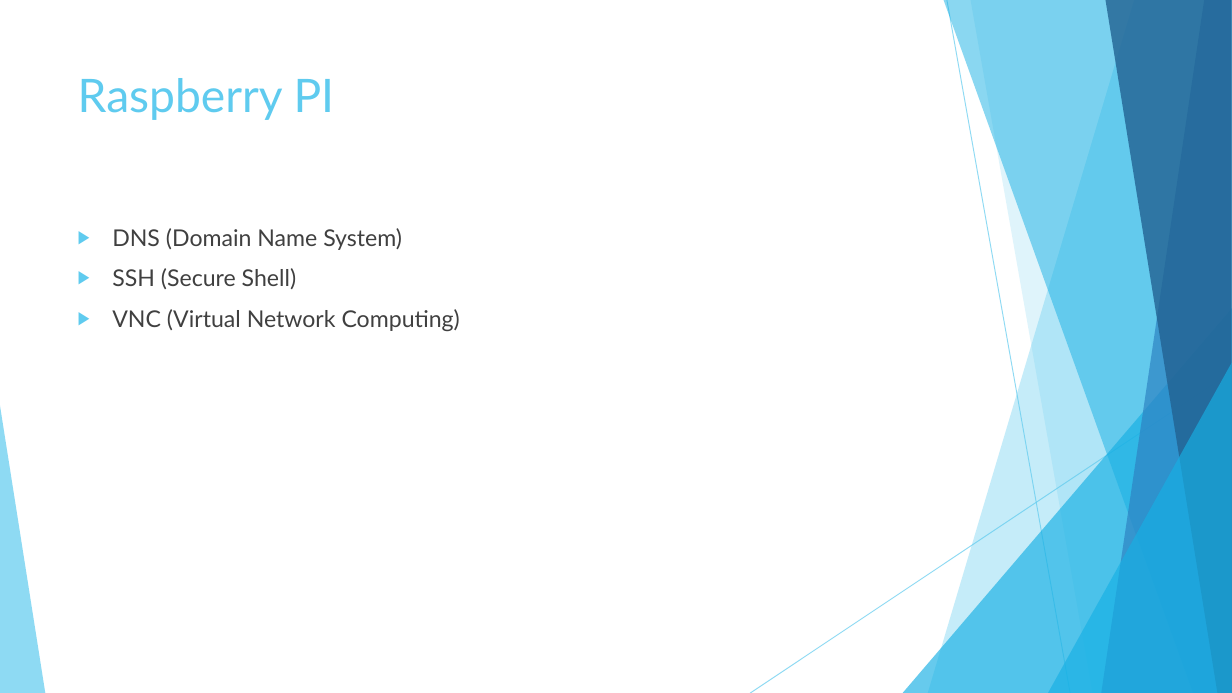
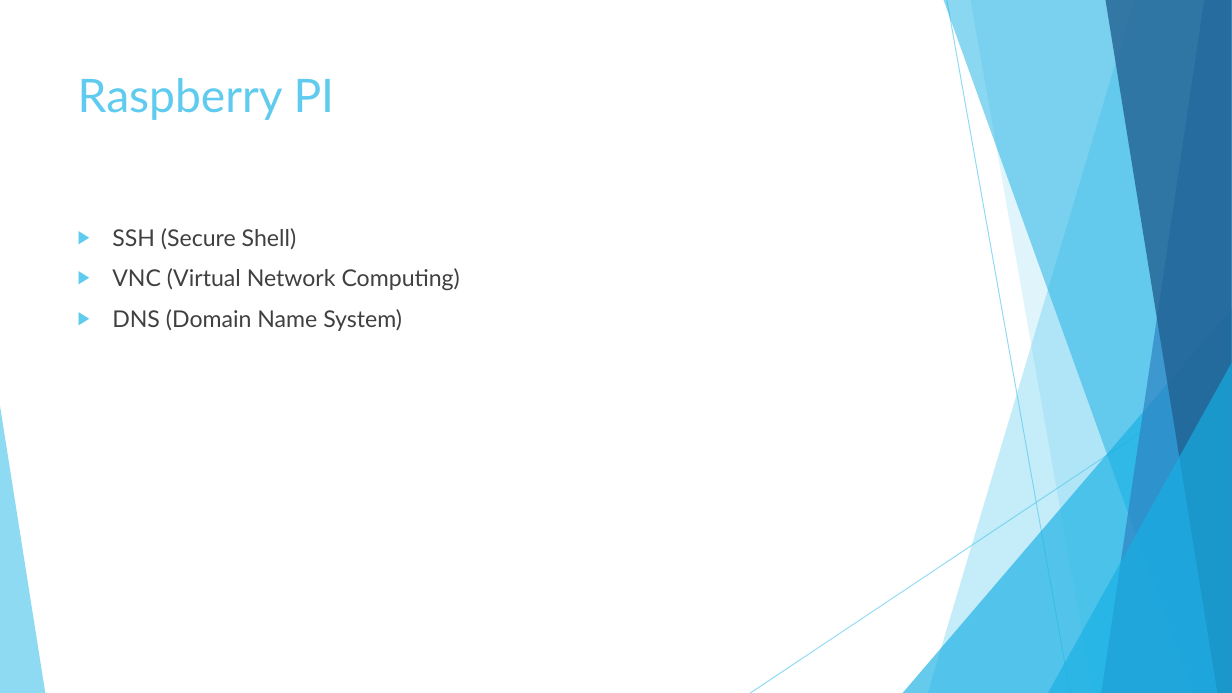
Before and after one commit to merelvdleeden/plastic_vanger, a slide deck: slide 5 of documentatie/scrum presentaties/Sprint5.pptx. Drawn at 1232x693 pixels with LibreOffice and Linux fonts; fonts in the diff are those of the drawing. Boxes give left, top, right and bottom in pixels: in the first picture for what was removed or moved away, otherwise in the second. Text is boxed around its words. In the diff, an @@ line names an element or a change of style, - is before the commit and + after.

```diff
--- a/documentatie/scrum presentaties/Sprint5.pptx
+++ b/documentatie/scrum presentaties/Sprint5.pptx
@@ text at (112,228,402,250): paragraph removed @@
-▶ DNS (Domain Name System)
@@ text at (112,309,402,331): paragraph added @@
+▶ DNS (Domain Name System)
```
Also in this commit, not shown: 6 other files.
